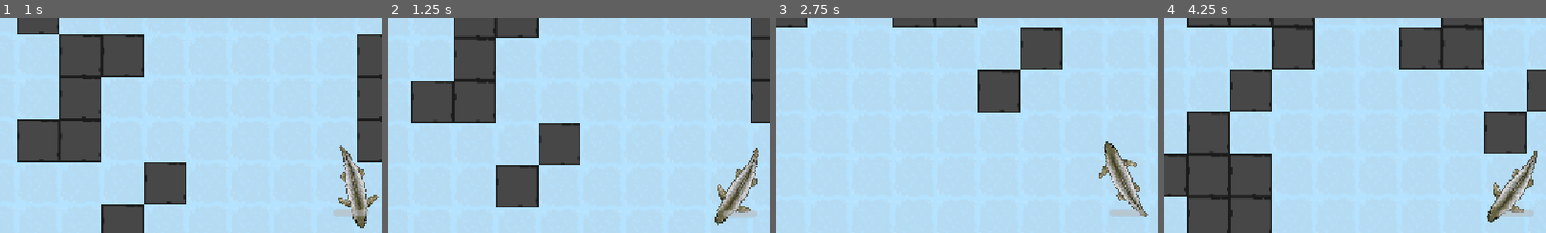
Above: before the commit, frames 1-4 (left to right).
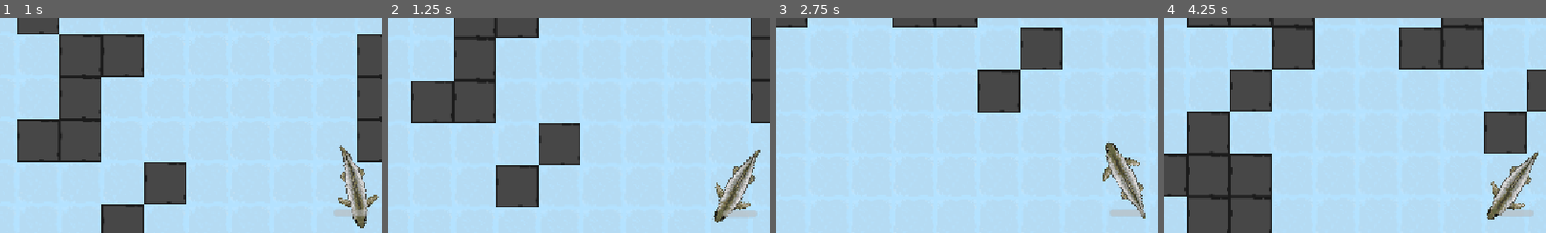
Above: after the commit, the same moments.

Repository: vincentchen18/Pelagico
Game: Godot game, scene res://ocean.tscn
Two runs of this game, one before a commit and one after it. Both use one fixed random seed, a clock stepped at 60 frames per second and the inputs below.
Inputs (mouse positions are % of the whole screen's width and height, from its top left):
- Up to frame 1 (1 s): tap Enter at 0.5 s; move the mouse to (72, 45) at 0.52 s; hold Right (right) from 0.53 s (still down); hold Shift from 0.53 s (still down); click (72, 45) at 0.67 s
- Up to frame 2 (1.25 s): keep holding Right (right); keep holding Shift
- Up to frame 3 (2.75 s): release Right (right) at 1.25 s; release Shift at 1.25 s; drag from (30, 55) to (45, 70) at 1.27 s; move the mouse to (60, 28) at 2.02 s; hold Right (right) from 2.03 s (still down); hold Shift from 2.03 s (still down)
- Up to frame 4 (4.25 s): release Right (right) at 2.75 s; release Shift at 2.75 s; drag from (45, 70) to (20, 35) at 2.77 s; move the mouse to (80, 65) at 3.52 s; hold Left (left) from 3.53 s (still down); hold Shift from 3.53 s (still down)
The pictures show only the part of the screen within x 4-54%, y 12-62%; the shares and areas given below are measured in that part.

Frame 1 is identical in both runs. In frame 2, 1.7% of the frame differs, in the area x 84-98%, y 60-97%; in frame 3, 1.7%; in frame 4, 1.7%, in the area x 84-98%, y 61-96%.

Commit message:
add new tiles and work on depth separation

Diff:
--- a/Scripts/tile_map_layer.gd
+++ b/Scripts/tile_map_layer.gd
@@ -1,9 +1,9 @@
 extends TileMapLayer
-const sourceid = 0
+const sourceid = 2
 var worldmap: Dictionary = {}
 var noise = FastNoiseLite.new()
 var chunkvector = Vector2(0 , 0)
-const oceantilespos = Vector2i(0, 0)
+var oceantilespos = Vector2i(0, 0)
 const walltilepos = Vector2i(0, 1)
 @export var player: Node2D
 var chunkoffset: Vector2 = Vector2.ZERO
@@ -27,6 +27,10 @@
 	var currentchunk: Array = []
 	var startx: int = cx * 8
 	var starty: int = cy * 8
+	if cx > 5:
+		oceantilespos = Vector2i(0, 3)
+	else:
+		oceantilespos = Vector2i(0, 0)
 	if worldmap.has(chunkkey): return
 	for i in range(8):
 		var currentlis: Array = []
--- a/ocean.tscn
+++ b/ocean.tscn
@@ -1,29 +1,25 @@
 [gd_scene format=4 uid="uid://doic7q671l7po"]
 
-[ext_resource type="Texture2D" uid="uid://cjvsuo6tc6gc1" path="res://Assets/PlaceHolder Sprites.png" id="1_nb2vx"]
+[ext_resource type="Texture2D" uid="uid://c16oc7mtef88y" path="res://Assets/PlaceHolder Sprites.png" id="1_n3fli"]
 [ext_resource type="Script" uid="uid://cf2cchhw3svwq" path="res://Scripts/tile_map_layer.gd" id="2_bwgqs"]
 [ext_resource type="Script" uid="uid://desdkck6u5g7u" path="res://Scripts/player.gd" id="3_bwgqs"]
 [ext_resource type="Script" uid="uid://curosp1x82ykl" path="res://progress_bar.gd" id="5_ihpsq"]
 [ext_resource type="Texture2D" uid="uid://veft6sl5q430" path="res://Assets/Fish.png" id="5_n3fli"]
 [ext_resource type="Texture2D" uid="uid://oexgm3bwt4ku" path="res://Assets/Fish1spritesheet.png" id="6_n3fli"]
 
-[sub_resource type="TileSetAtlasSource" id="TileSetAtlasSource_0e48y"]
-texture = ExtResource("1_nb2vx")
+[sub_resource type="TileSetAtlasSource" id="TileSetAtlasSource_n3fli"]
+texture = ExtResource("1_n3fli")
 texture_region_size = Vector2i(32, 32)
 0:0/0 = 0
-1:0/0 = 0
 0:1/0 = 0
 0:1/0/physics_layer_0/polygon_0/points = PackedVector2Array(-16, -16, 16, -16, 16, 16, -16, 16)
-1:1/0 = 0
 0:2/0 = 0
-1:2/0 = 0
 0:3/0 = 0
-1:3/0 = 0
 
 [sub_resource type="TileSet" id="TileSet_0e48y"]
 tile_size = Vector2i(32, 32)
 physics_layer_0/collision_layer = 1
-sources/0 = SubResource("TileSetAtlasSource_0e48y")
+sources/2 = SubResource("TileSetAtlasSource_n3fli")
 
 [sub_resource type="RectangleShape2D" id="RectangleShape2D_2dx8q"]
 size = Vector2(56, 12)
@@ -55,22 +51,22 @@
 "speed": 5.0
 }, {
 "frames": [{
-"duration": 1.0,
+"duration": 0.5,
 "texture": SubResource("AtlasTexture_qijwg")
 }, {
-"duration": 1.5,
+"duration": 0.75,
 "texture": SubResource("AtlasTexture_v5bp3")
 }, {
-"duration": 1.5,
+"duration": 0.75,
 "texture": SubResource("AtlasTexture_06qne")
 }, {
-"duration": 1.0,
+"duration": 0.5,
 "texture": SubResource("AtlasTexture_nrb0v")
 }, {
-"duration": 1.5,
+"duration": 0.75,
 "texture": SubResource("AtlasTexture_06qne")
 }, {
-"duration": 1.5,
+"duration": 0.75,
 "texture": SubResource("AtlasTexture_v5bp3")
 }],
 "loop": 1,
Binary file changed: Assets/PlaceHolder Sprites.png
Not shown, changed: Assets/PlaceHolder Sprites.png.import
